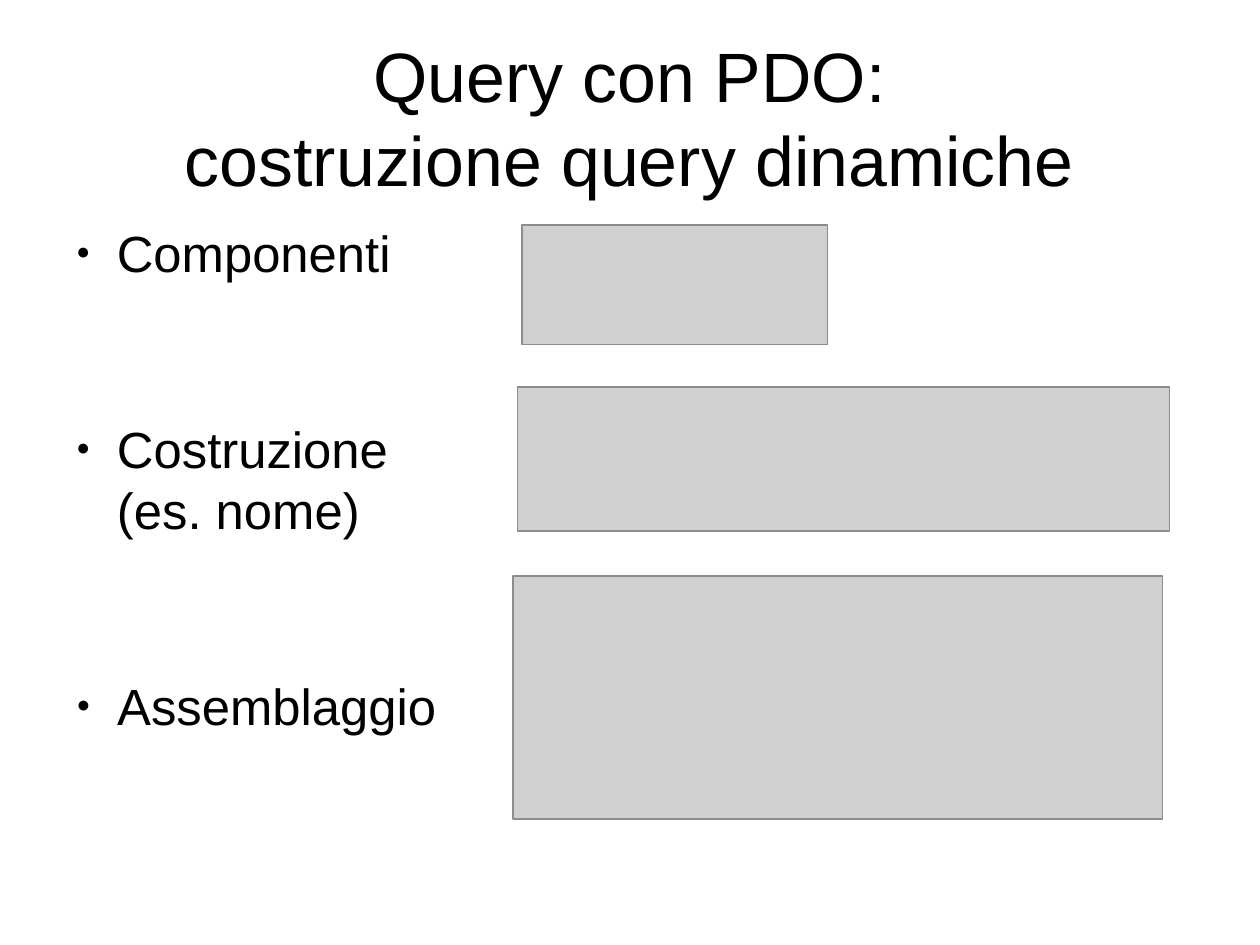
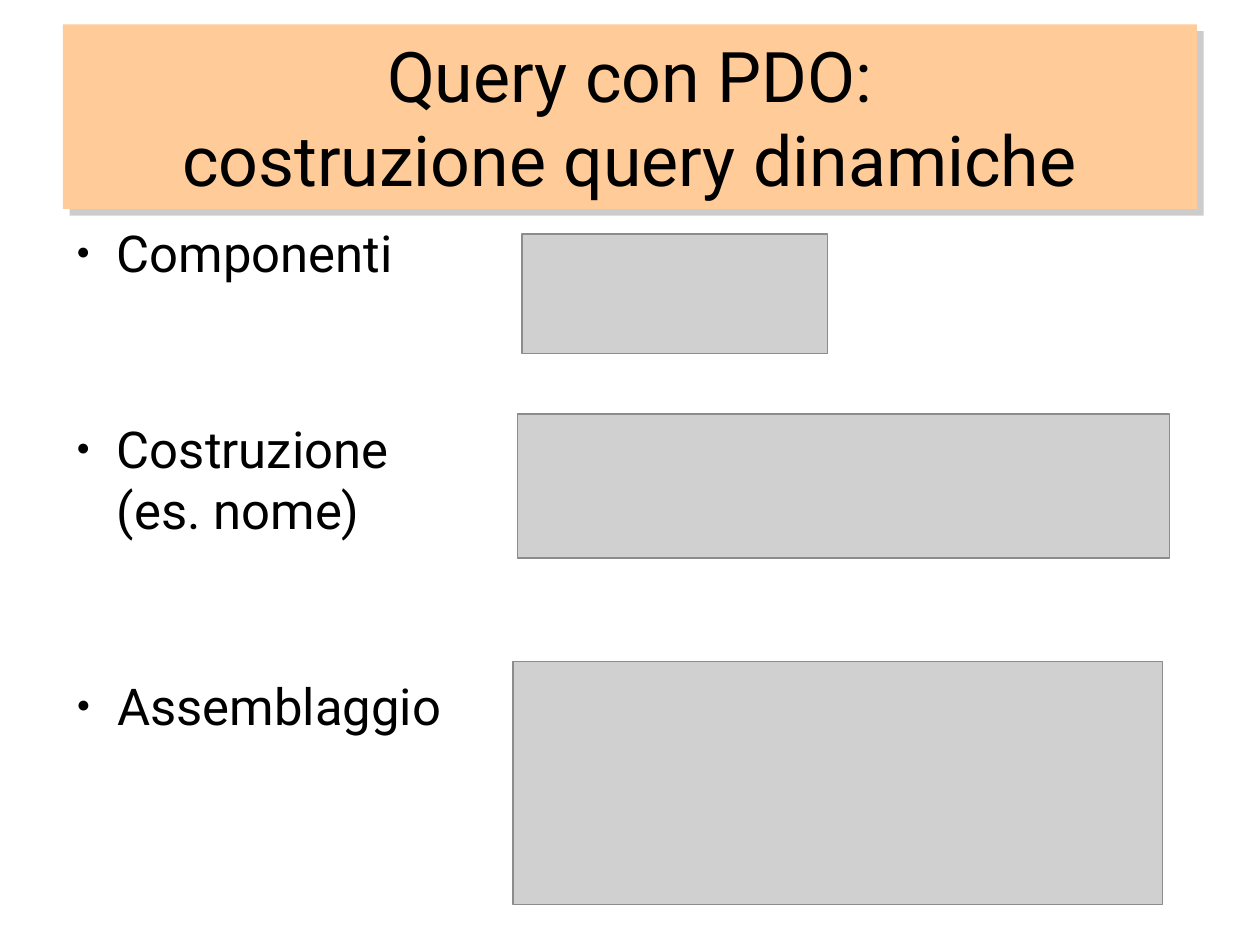
Before and after one commit to PeiPei97/ProgettoMagic, a slide deck: slide 8 of magicscrap.odp (slide 7 before the commit). Drawn at 1260x945 pixels with LibreOffice and Linux fonts; fonts in the diff are those of the drawing; grey boxes stand for pictures. Boxes give left, top, right and bottom in pixels: in the first picture for what was removed or moved away, otherwise in the second. Text is boxed around its words. In the diff, an @@ line names an element or a change of style, - is before the commit and + after.

```diff
--- a/magicscrap.odp
+++ b/magicscrap.odp
@@ title "Query con PDO: costruzione query ...": place and size @@
-title "Query con PDO: costruzione query ..." at box(185, 53, 1073, 199)
+title "Query con PDO: costruzione query ..." at box(63, 24, 1197, 208)
@@ title "Query con PDO: costruzione query ..." at box(63, 24, 1197, 208): font Arial to Roboto; fill none to #FFCC99; shadow on @@
@@ text "Componenti" at box(117, 235, 441, 736): font Arial to Roboto @@
@@ picture: place and size @@
-picture at box(523, 225, 829, 344)
+picture at box(523, 234, 829, 353)
@@ picture: place and size @@
-picture at box(518, 388, 1171, 532)
+picture at box(518, 414, 1171, 558)
@@ picture: place and size @@
-picture at box(513, 576, 1164, 820)
+picture at box(513, 662, 1164, 906)
```
Also in this commit, not shown: 7 other slides changed, 6 slides added, 1 slide removed, 1 other file.
